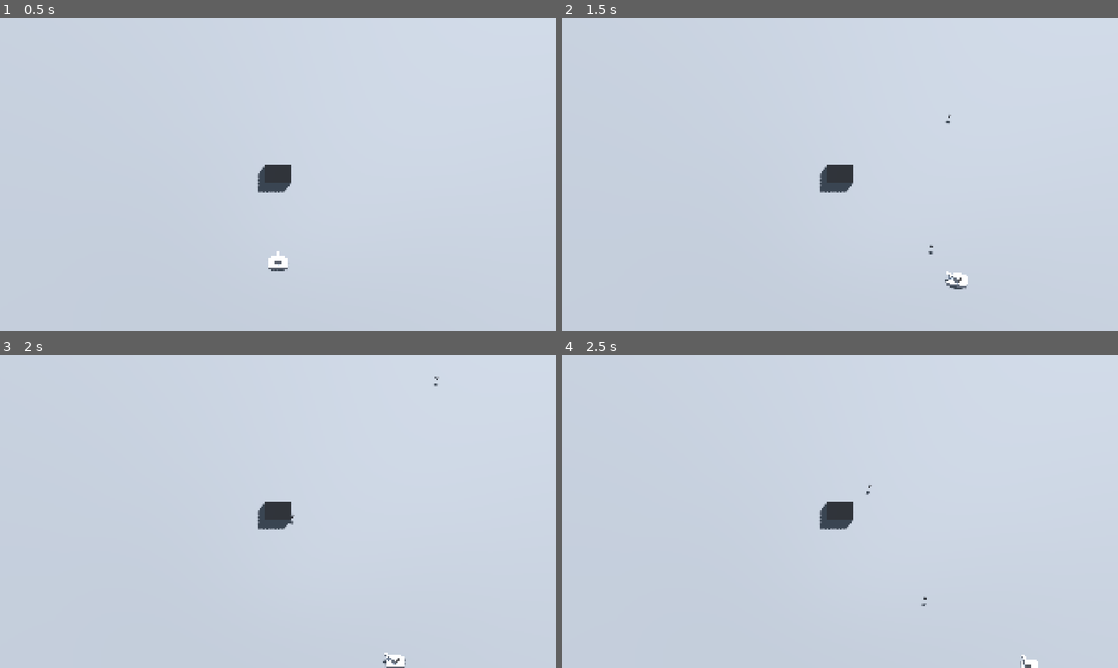
Above: before the commit, frames 1-4 (two rows, left to right).
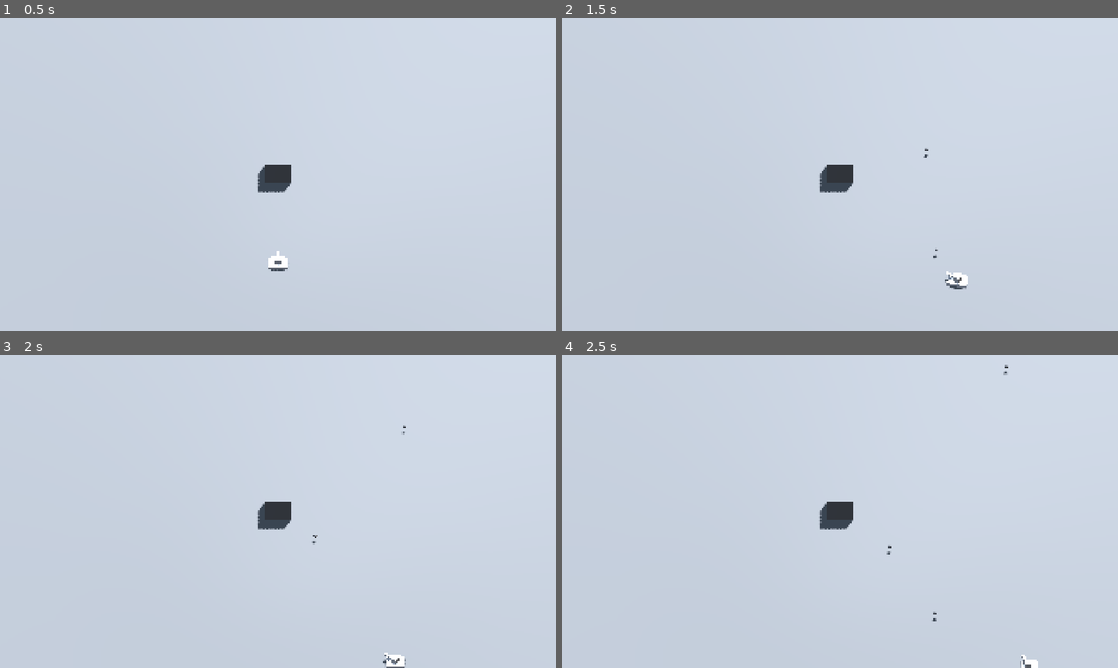
Above: after the commit, the same moments.

Repository: pepsp/tank
Game: Godot game, scene res://scenes/game.tscn
The game is run twice, just before and just after one commit, with the same random seed, the same clock (stepped at 60 frames per second) and the same inputs.
Inputs (mouse positions are in pixels of both pictures, inside the frame that each line leads up to):
- Up to frame 1 (0.5 s): no input
- Up to frame 2 (1.5 s): tap Enter at 0.5 s; move the mouse to (962, 158) at 0.52 s; hold D (right) 0.53-1.28 s; click (962, 158) at 0.6 s; move the mouse to (728, 190) at 1.27 s; hold S (down) from 1.28 s (still down); click (728, 190) at 1.35 s
- Up to frame 3 (2 s): keep holding S (down)
- Up to frame 4 (2.5 s): move the mouse to (895, 442) at 2.02 s; release S (down) at 2.03 s; hold D (right) from 2.03 s (still down); click (895, 442) at 2.1 s

Frame 1 is identical in both runs. In frame 2, less than 0.1% of the frame differs, in the area x 65-70%, y 30-77%; in frame 3, less than 0.1%; in frame 4, less than 0.1%, in the area x 54-81%, y 3-86%.

Commit message:
cannonball bounce added, constant velocity add

Diff:
--- a/scenes/cannon_ball.gd
+++ b/scenes/cannon_ball.gd
@@ -1,6 +1,12 @@
 extends RigidBody3D
 
-@export var velocidad: float = 10.0
+@export var velocidad: float = 7.2
+
 
 func disparar(direccion: Vector3) -> void:
-	linear_velocity = direccion * velocidad
+	linear_velocity = direccion.normalized() * velocidad
+
+func _integrate_forces(state: PhysicsDirectBodyState3D) -> void:
+	var v := state.linear_velocity
+	if v.length() > 0.001:
+		state.linear_velocity = v.normalized() * velocidad
--- a/scenes/cannon_ball.tscn
+++ b/scenes/cannon_ball.tscn
@@ -1,6 +1,10 @@
 [gd_scene format=3 uid="uid://07jb7htad2y3"]
 
 [ext_resource type="Script" uid="uid://kuba1lab64jf" path="res://scenes/cannon_ball.gd" id="1_4105j"]
+
+[sub_resource type="PhysicsMaterial" id="PhysicsMaterial_4105j"]
+friction = 0.0
+bounce = 1.0
 
 [sub_resource type="SphereMesh" id="SphereMesh_choov"]
 
@@ -9,10 +13,18 @@
 
 [node name="cannon_ball" type="RigidBody3D" unique_id=1288508640]
 collision_layer = 8
-collision_mask = 7
+collision_mask = 15
+axis_lock_linear_y = true
+axis_lock_angular_x = true
+axis_lock_angular_y = true
+axis_lock_angular_z = true
+physics_material_override = SubResource("PhysicsMaterial_4105j")
 gravity_scale = 0.0
+lock_rotation = true
 continuous_cd = true
 contact_monitor = true
+linear_damp_mode = 1
+angular_damp_mode = 1
 script = ExtResource("1_4105j")
 
 [node name="MeshInstance3D" type="MeshInstance3D" parent="." unique_id=854613190]
